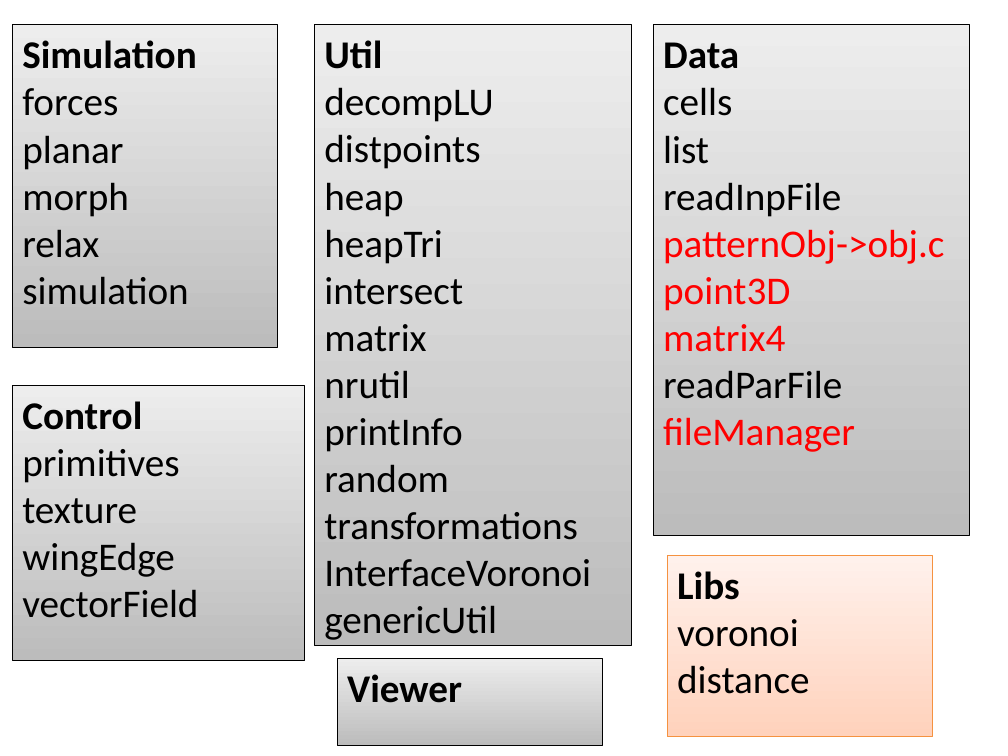
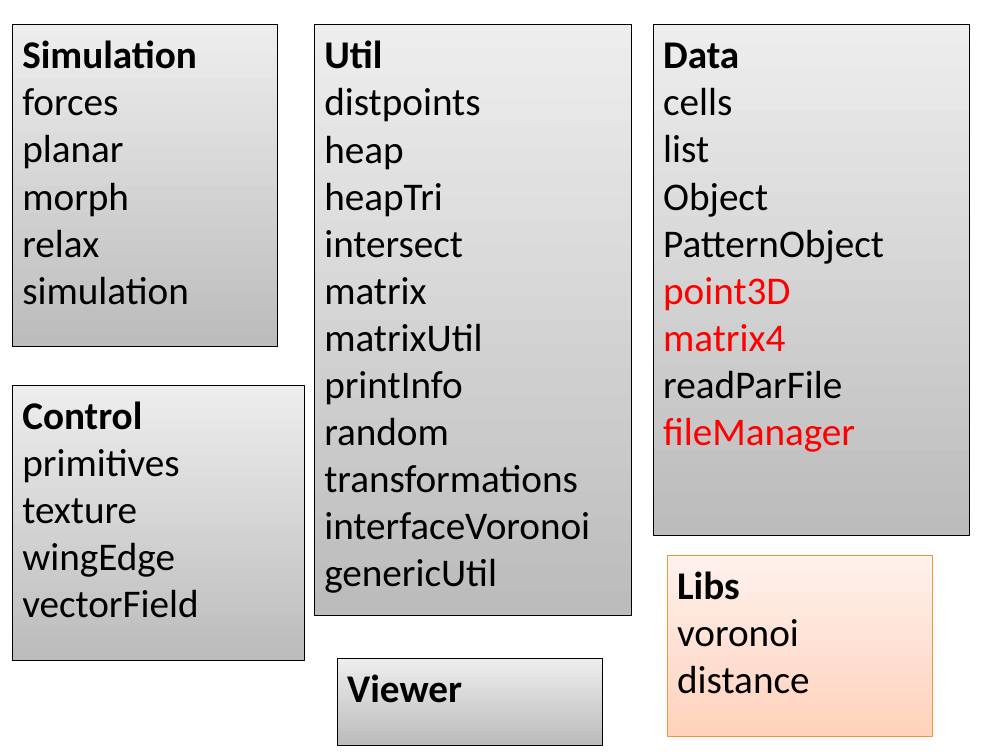
Before and after one commit to marcelo-walter/mclone, a slide deck: slide 1 of doc/mclone-sw-structure.pptx. Drawn at 1008x756 pixels with LibreOffice and Linux fonts; fonts in the diff are those of the drawing. Boxes give left, top, right and bottom in pixels: in the first picture for what was removed or moved away, otherwise in the second. Text is boxed around its words. In the diff, an @@ line names an element or a change of style, - is before the commit and + after.

```diff
--- a/doc/mclone-sw-structure.pptx
+++ b/doc/mclone-sw-structure.pptx
@@ rectangle "Util": place and size @@
-rectangle "Util" at [314,25,631,646]
+rectangle "Util" at [314,25,631,616]
@@ text in rectangle at [324,87,493,122]: paragraph removed @@
-decompLU
@@ text in rectangle at [663,182,884,264]: text changed; text colour #FF0000 to #000000 @@
-readInpFile
-patternObj->obj.c
+Object
+PatternObject
@@ text in rectangle at [324,323,482,352]: text changed @@
-nrutil
+matrixUtil
@@ text in rectangle at [324,512,590,540]: text changed @@
-InterfaceVoronoi
+interfaceVoronoi
```
Also in this commit, not shown: 25 other files.
